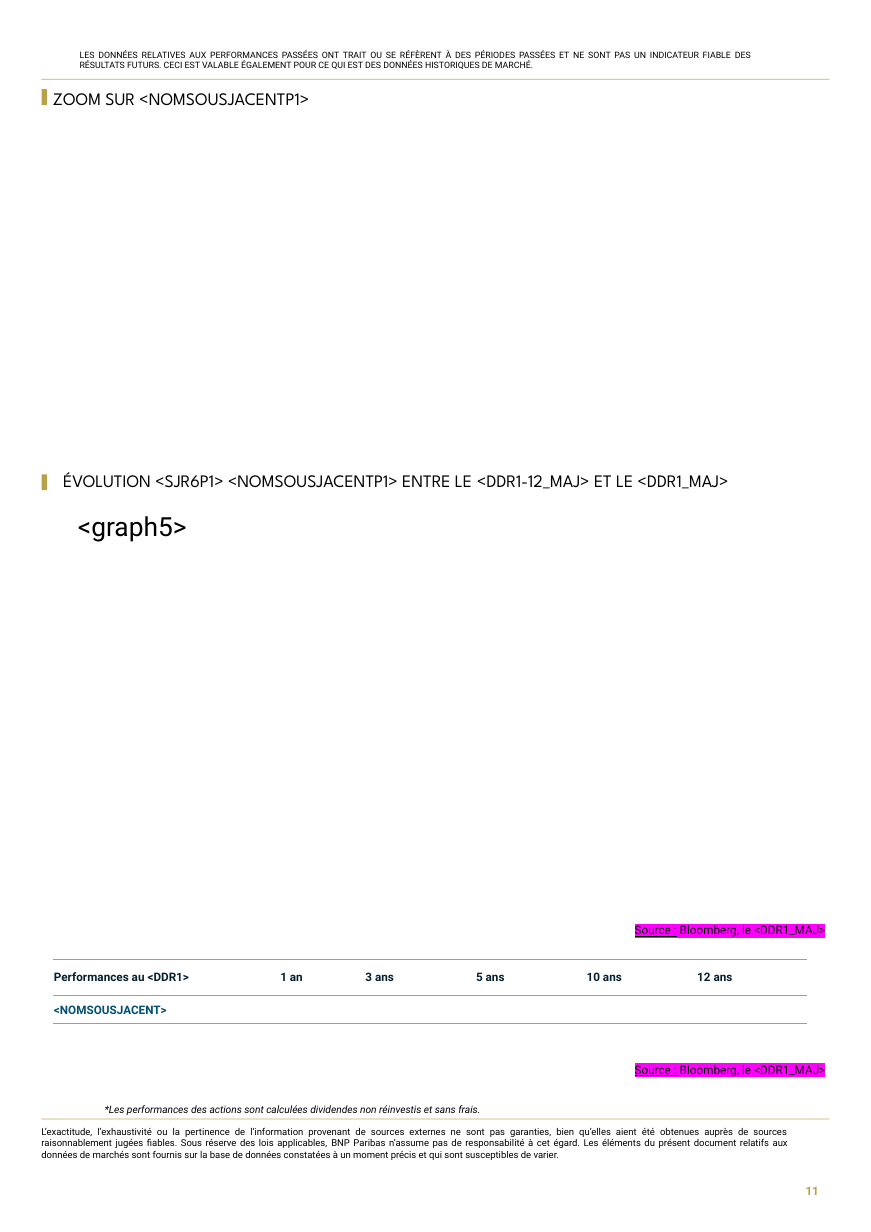
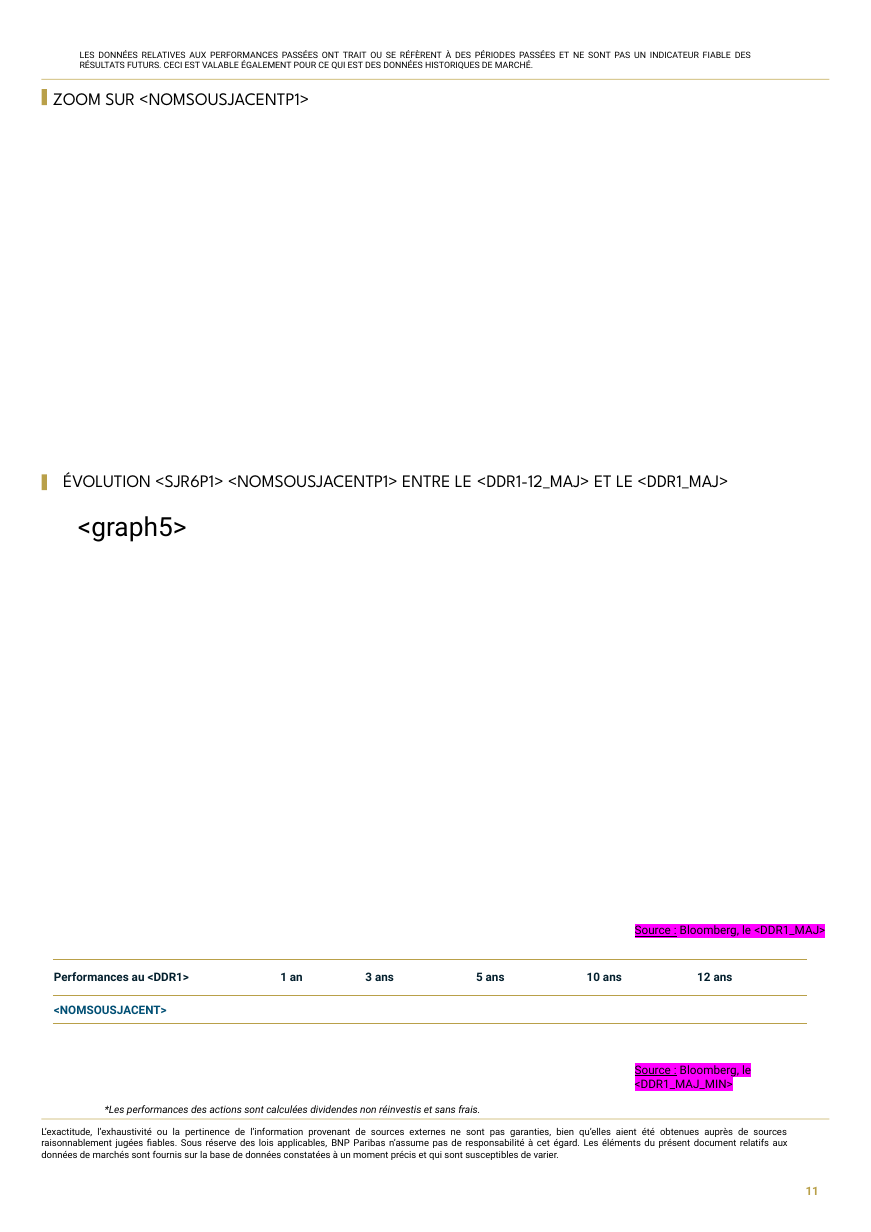
Before and after one commit to guillaumejacquin/equitim-project2, a slide deck: slide 11 of Templates/morgan.pptx. Drawn at 871x1232 pixels with LibreOffice and Linux fonts; fonts in the diff are those of the drawing; background and template pictures are left out. Boxes give left, top, right and bottom in pixels: in the first picture for what was removed or moved away, otherwise in the second. Text is boxed around its words. In the diff, an @@ line names an element or a change of style, - is before the commit and + after.

```diff
--- a/Templates/morgan.pptx
+++ b/Templates/morgan.pptx
@@ text at (635,1065,751,1089): text changed @@
-Source : Bloomberg, le <DDR1_MAJ>
+Source : Bloomberg, le <DDR1_MAJ_MIN>
```
Also in this commit, not shown: 5 other slides changed, 22 other files.
